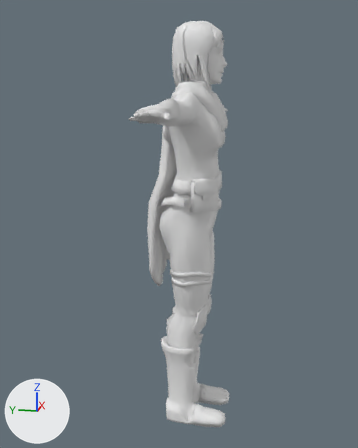
An edit to the Blender file SeniorCapstone/Spring/Pilot/Model/PilotModel_031.blend, drawn before and after from the same camera.
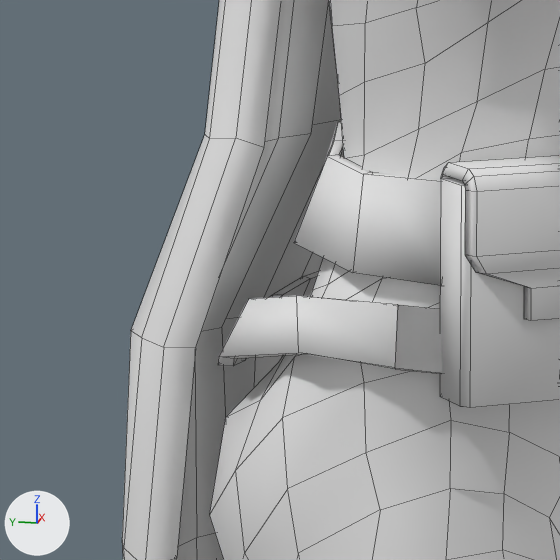
Each version appears first whole from a camera (50 mm lens) standing at (-14.96, -2.02, 10.17) and looking at (0.0, 0.97, 6.43), and next in a close-up on the part from 37% to 58% of the width and 35% to 52% of the height. The lights are fixed; the arrows at lower left show +X, +Y and +Z. The close-ups show mesh edges as thin lines.

Before the edit, the objects in view are built like this:
```python
me_cube = bpy.data.meshes.new('Cube')
me_cube.from_pydata(...)  # 52 vertices, 50 faces; spans x -1.32..1.0, y -1.0..1.0, z -1.44..0.95
me_cube.polygons.foreach_set('use_smooth', [True] * 50)
me_plane_005 = bpy.data.meshes.new('Plane.005')
me_plane_005.from_pydata(...)  # 64 vertices, 64 faces; spans x -2.05..0.0, y -0.77..0.75, z -0.43..0.25
me_plane_005.polygons.foreach_set('use_smooth', [True] * 64)
me_plane_007 = bpy.data.meshes.new('Plane.007')
me_plane_007.from_pydata(...)  # 64 vertices, 64 faces; spans x -2.12..0.16, y -0.77..1.14, z -0.97..-0.46
me_plane_007.polygons.foreach_set('use_smooth', [True] * 64)
ob_belt_1 = bpy.data.objects.new('Belt 1', me_plane_005)
ob_belt_1.location = (1.006, 0.416, 7.928)
ob_belt_2 = bpy.data.objects.new('Belt 2', me_plane_007)
ob_belt_2.location = (1.006, 0.416, 7.928)
ob_pouch = bpy.data.objects.new('Pouch', me_cube)
ob_pouch.location = (-0.821, 0.063, 7.646)
ob_pouch.rotation_euler = (0.0, 0.0, 0.596)  # degrees (0, 0, 34)
ob_pouch.scale = (0.138, 0.392, 0.392)
# also in view: 'MainBody' at (0.0, 0.56, 6.27); 'Plane' at (0.42, 1.41, 7.12)
```
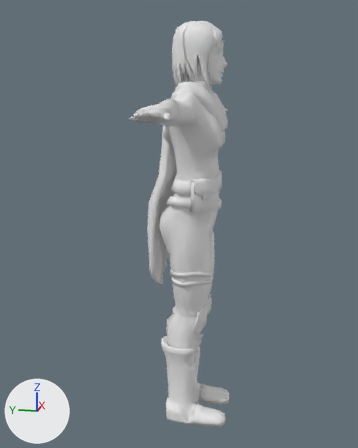
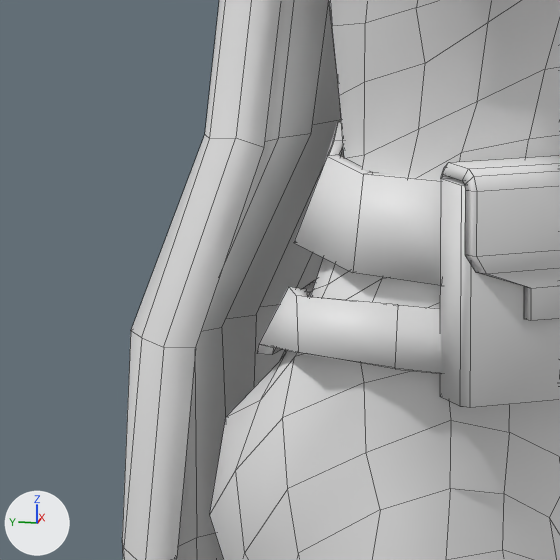
Boxes (x1, y1, x2, y2) around the edits, measured in the close-ups (560 x 560 px; the box of a moved part takes in the faces that stretch with it):
'Belt 2', reshaped: before (218, 271, 443, 373); after (257, 280, 443, 373)
part 1 of me_plane_007, moved or reshaped: before (218, 271, 319, 366); after (257, 280, 316, 355)
part 2 of me_plane_005, moved or reshaped: (382, 179, 441, 286) in both

Patch to the scene script:
```diff
--- a/SeniorCapstone/Spring/Pilot/Model/PilotModel_031.blend.py
+++ b/SeniorCapstone/Spring/Pilot/Model/PilotModel_031.blend.py
@@ me_plane_007 @@
 me_plane_007.from_pydata(...)  # 64 vertices, 64 faces; spans x -2.12..0.16, y -0.77..1.14, z -0.97..-0.46
 # used by ob_belt_2; location = (1.006, 0.416, 7.928)
+# me_plane_007 part 1: all 20 vertices in x -1.77..-0.23, y 0.8..1.14, z -0.97..-0.54 are moved by (0.0, -0.17, 0.06)
@@ me_plane_005 @@
 me_plane_005.from_pydata(...)  # 64 vertices, 64 faces; spans x -2.05..0.0, y -0.77..0.75, z -0.43..0.25
 # used by ob_belt_1; location = (1.006, 0.416, 7.928)
+# me_plane_005 part 2
+# 32 faces are deleted
+# 32 new faces join them
```
